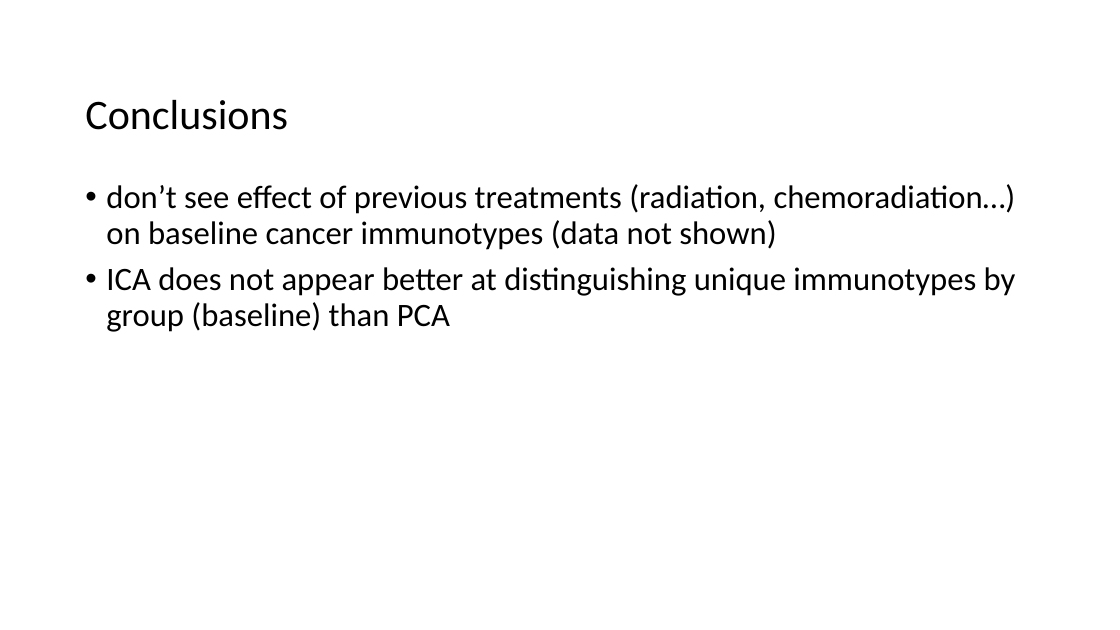
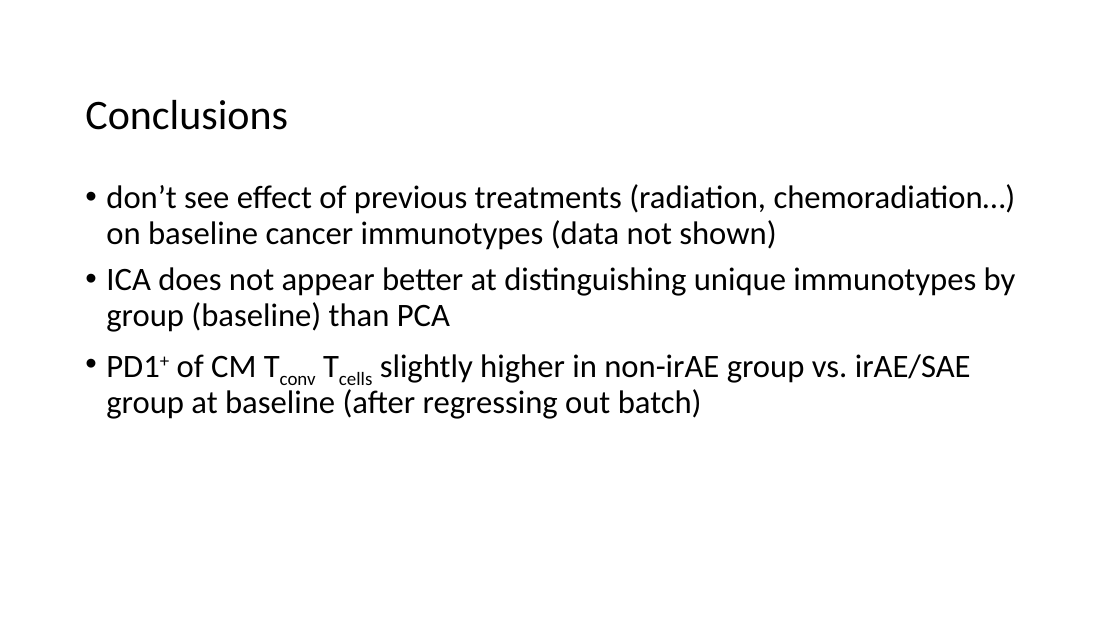
Before and after one commit to tybottorff/bottorffdocs, a slide deck: slide 11 of presentations/NCI_talks/2024_10_23.pptx (slide 10 before the commit). Drawn at 1120x630 pixels with LibreOffice and Linux fonts; fonts in the diff are those of the drawing. Boxes give left, top, right and bottom in pixels: in the first picture for what was removed or moved away, otherwise in the second. Text is boxed around its words. In the diff, an @@ line names an element or a change of style, - is before the commit and + after.

Commit message:
Add ~significant no vs. yes irae baseline results

```diff
--- a/presentations/NCI_talks/2024_10_23.pptx
+++ b/presentations/NCI_talks/2024_10_23.pptx
@@ text at [106, 354, 971, 419]: paragraph added @@
+• PD1+ of CM Tconv Tcells slightly higher in non-irAE group vs. irAE/SAE group at baseline (after regressing out batch)
```
Also in this commit, not shown: 1 other slide changed, 2 slides added.
